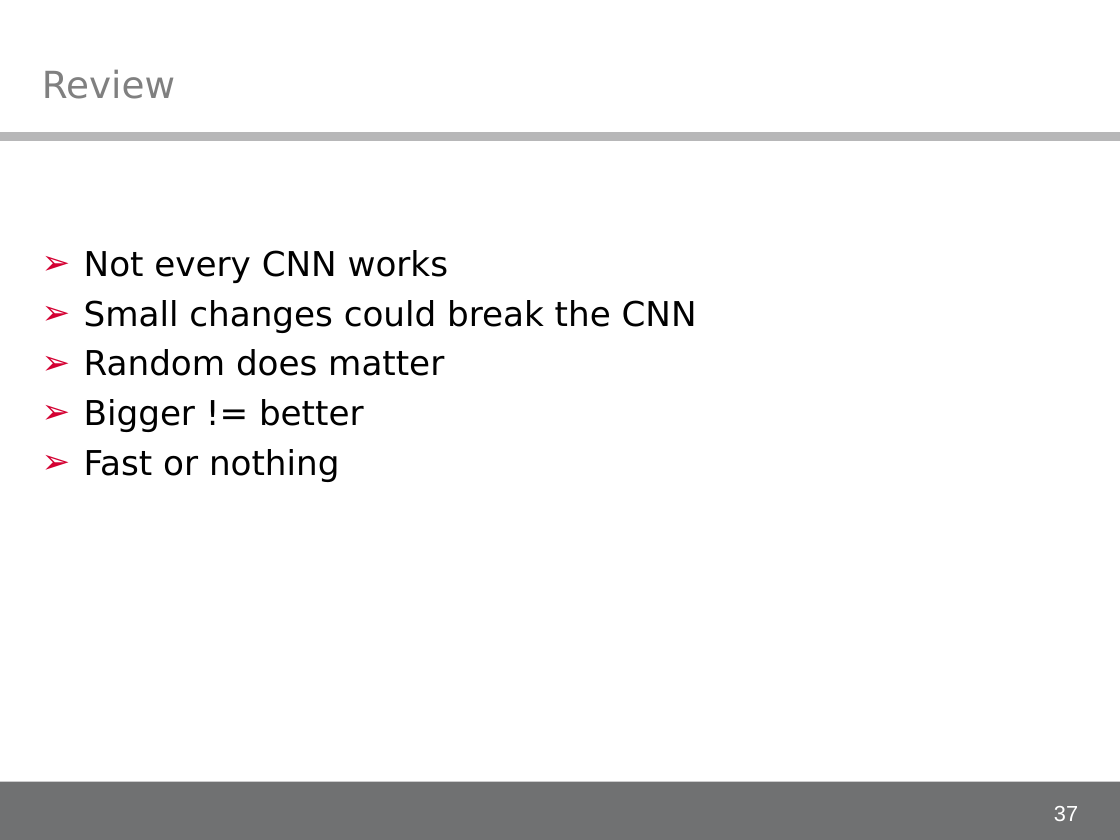
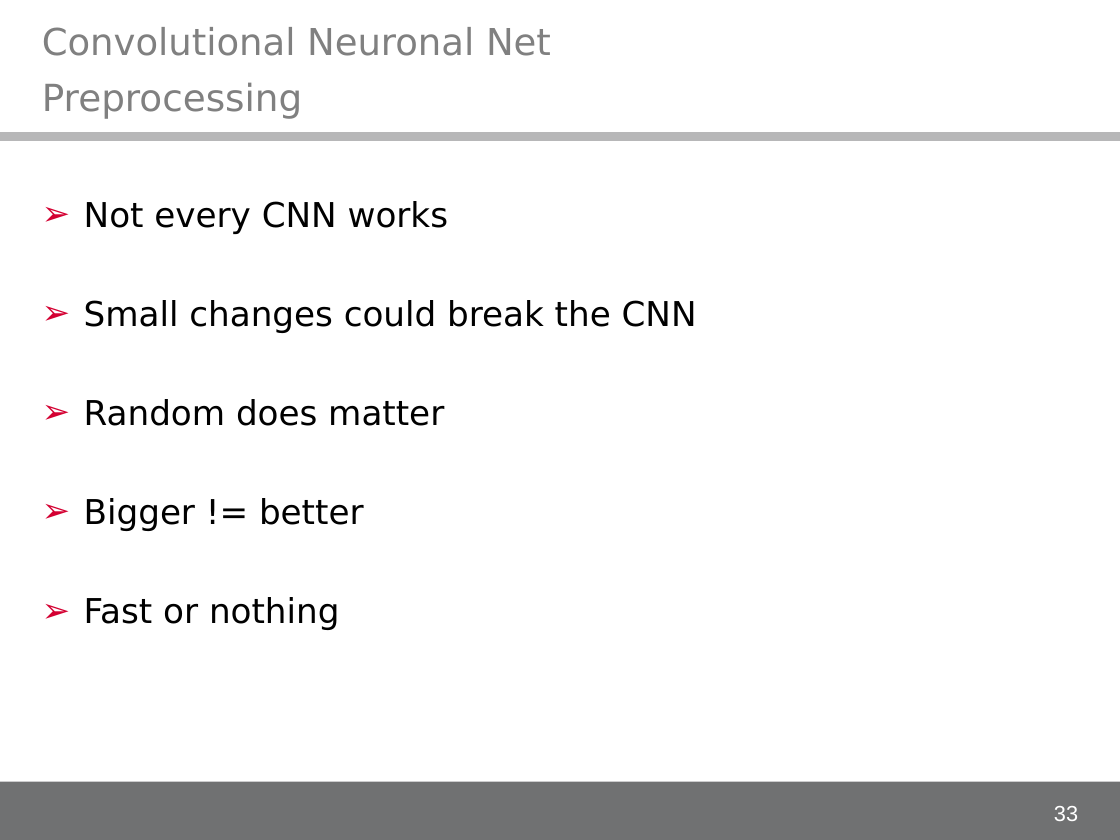
Before and after one commit to alex-ta/Fontinator, a slide deck: slide 33 of Documents/IDA_project_presentation.ppt (slide 37 before the commit). Drawn at 1120x840 pixels with LibreOffice and Linux fonts; fonts in the diff are those of the drawing; background and template pictures are left out. Boxes give left, top, right and bottom in pixels: in the first picture for what was removed or moved away, otherwise in the second. Text is boxed around its words. In the diff, an @@ line names an element or a change of style, - is before the commit and + after.

```diff
--- a/Documents/IDA_project_presentation.ppt
+++ b/Documents/IDA_project_presentation.ppt
@@ text added at (42, 27, 551, 56), 23.8 pt, text #808080 @@
+Convolutional Neuronal Net
@@ title removed at (42, 69, 175, 99) @@
-Review
@@ title added at (42, 82, 302, 118), 24 pt, text #808080 @@
+Preprocessing
@@ text "Not every CNN works" rewrapped from (84, 250, 697, 482) to (84, 201, 697, 630) @@
@@ page number at (1054, 806, 1078, 821): text changed @@
-37
+33
```
Also in this commit, not shown: 5 other slides changed, 4 slides added, 8 slides removed.
